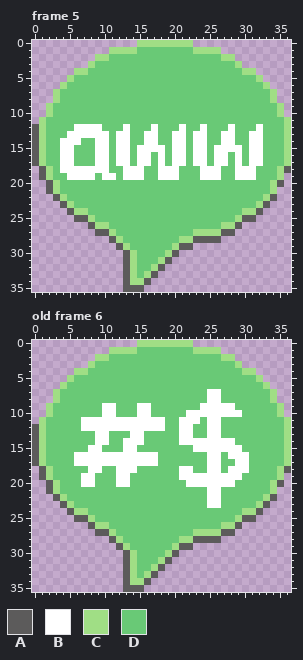
Pixel-art file, stored at aseprite_working_file/bubble_b.aseprite. That is the earlier state.
37x36 pixels, 6 frames. Colours within 5 levels of each other are drawn and written as one. Shown: frame 5, old frame 6. The commit also changed other frames, which this record leaves out.
Visible layers, top first: "Content", "Frame".
Palette (. is transparent): A #5c5b5b  B #ffffff  C #a0de85  D #69c976
Pixels before, frame 5, first column x 0:
 0 ...............CCCCCCCC..............
 1 ...........CCCCDDDDDDDDCCCC..........
 2 .........CCDDDDDDDDDDDDDDDDCC........
 3 ........CDDDDDDDDDDDDDDDDDDDDC.......
 4 ......CCDDDDDDDDDDDDDDDDDDDDDDCC.....
 5 .....CDDDDDDDDDDDDDDDDDDDDDDDDDDC....
 6 ....CDDDDDDDDDDDDDDDDDDDDDDDDDDDDC...
 7 ...CDDDDDDDDDDDDDDDDDDDDDDDDDDDDDDC..
 8 ...CDDDDDDDDDDDDDDDDDDDDDDDDDDDDDDC..
 9 ..CDDDDDDDDDDDDDDDDDDDDDDDDDDDDDDDDC.
10 ..CDDDDDDDDDDDDDDDDDDDDDDDDDDDDDDDDC.
11 .CDDDDDDDDDDDDDDDDDDDDDDDDDDDDDDDDDDC
12 ACDDDDBBBBDDDBDDDBDDDBDDBDDDBDDDBDDDC
13 ACDDDBBBBBBDBBDDBBDDBBDBBDDBBDDBBDDDC
14 ACDDBBBDDBBDBBDDBBDDBBDBBDDBBDDBBDDDC
15 ACDDBBDDDBBDBBDBBBBDBBDBBDBBBBDBBDDDC
16 ACDDBBDDDBBDBBDBBDBDBBDBBDBBDBDBBDDDC
17 ACDDBBDDDBBDBBDBBDBDBBDBBDBBDBDBBDDDC
18 .ACDBBBBBBBDDBBBDDBBBDDDBBBDDBBBDDDCA
19 .ACDDBBBBDBBDBBBDDBBBDDDBBBDDBBBDDDC.
20 ..ACDDDDDDDDDDDDDDDDDDDDDDDDDDDDDDCA.
21 ..ACDDDDDDDDDDDDDDDDDDDDDDDDDDDDDDC..
22 ...ACDDDDDDDDDDDDDDDDDDDDDDDDDDDDCA..
23 ....ACDDDDDDDDDDDDDDDDDDDDDDDDDDCA...
24 .....ACCDDDDDDDDDDDDDDDDDDDDDDCCA....
25 ......AACDDDDDDDDDDDDDDDDDDDDCAA.....
26 ........ACCDDDDDDDDDDDDDDDDCCA.......
27 .........AACDDDDDDDDDDDCCCCAA........
28 ...........ACDDDDDDDDCCAAAA..........
29 ............ACDDDDDDCAA..............
30 .............ACDDDDCA................
31 .............ACDDDCA.................
32 .............ACDDCA..................
33 .............ACDCA...................
34 .............ACCA....................
35 .............AAA.....................
Pixels before, old frame 6, first column x 0:
 0 ...............CCCCCCCC..............
 1 ...........CCCCDDDDDDDDCCCC..........
 2 .........CCDDDDDDDDDDDDDDDDCC........
 3 ........CDDDDDDDDDDDDDDDDDDDDC.......
 4 ......CCDDDDDDDDDDDDDDDDDDDDDDCC.....
 5 .....CDDDDDDDDDDDDDDDDDDDDDDDDDDC....
 6 ....CDDDDDDDDDDDDDDDDDDDDDDDDDDDDC...
 7 ...CDDDDDDDDDDDDDDDDDDDDDBBDDDDDDDC..
 8 ...CDDDDDDDDDDDDDDDDDDDDDBBDDDDDDDC..
 9 ..CDDDDDDDBBDDDBBDDDDDDDBBBBBDDDDDDC.
10 ..CDDDDDDDBBDDDBBDDDDDBBBBBBBBDDDDDC.
11 .CDDDDDBBBBBBBBBBBBDDBBBDBBDDDDDDDDDC
12 ACDDDDDBBBBBBBBBBBBDDBBDDBBDDDDDDDDDC
13 ACDDDDDDDBBDDDBBDDDDDBBDDBBDDDDDDDDDC
14 ACDDDDDDDBBDDBBBDDDDDBBBBBBBBDDDDDDDC
15 ACDDDDDDBBDDDBBDDDDDDDDBBBBBBBDDDDDDC
16 ACDDDDBBBBBBBBBBBBDDDDDDDBBDBBBDDDDDC
17 ACDDDDBBBBBBBBBBBBDDDDDDDBBDDBBDDDDDC
18 .ACDDDDDBBDDBBBDDDDDDBBDDBBDBBBDDDDCA
19 .ACDDDDBBDDDBBDDDDDDDBBBBBBBBBDDDDDC.
20 ..ACDDDBBDDDBBDDDDDDDDBBBBBBBDDDDDCA.
21 ..ACDDDDDDDDDDDDDDDDDDDDDBBDDDDDDDC..
22 ...ACDDDDDDDDDDDDDDDDDDDDBBDDDDDDCA..
23 ....ACDDDDDDDDDDDDDDDDDDDBBDDDDDCA...
24 .....ACCDDDDDDDDDDDDDDDDDDDDDDCCA....
25 ......AACDDDDDDDDDDDDDDDDDDDDCAA.....
26 ........ACCDDDDDDDDDDDDDDDDCCA.......
27 .........AACDDDDDDDDDDDCCCCAA........
28 ...........ACDDDDDDDDCCAAAA..........
29 ............ACDDDDDDCAA..............
30 .............ACDDDDCA................
31 .............ACDDDCA.................
32 .............ACDDCA..................
33 .............ACDCA...................
34 .............ACCA....................
35 .............AAA.....................
After the commit:
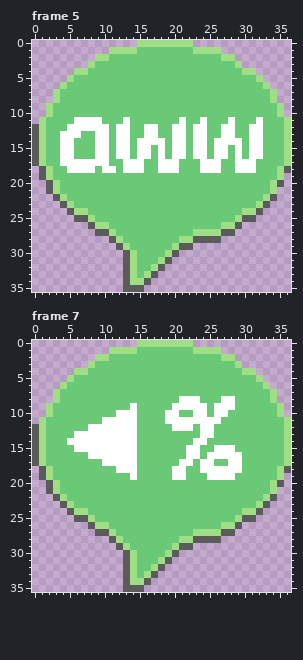
A new or re-ordered frame is compared with the old frame closest to it.
The commit says: added more bubble arts, v1 runnable build tested
Change:
frames 6 -> 12
Frame 5, layer "Content":
y 11: x 6..9 DDDD -> BBBB; x 13 D -> B; x 21 D -> B; x 24 D -> B; x 28 D -> B; x 32 D -> B
y 12: x 5 D -> B; x 10 D -> B; x 12 D -> B; x 16 D -> B; x 20 D -> B; x 23 D -> B; x 27 D -> B; x 31 D -> B
y 13: x 4 D -> B; x 7..8 BB -> DD
y 14: x 6 B -> D; x 15 D -> B; x 18 D -> B; x 26 D -> B; x 29 D -> B
y 15: x 17 B -> D; x 28 B -> D
y 17: x 6..8 DDD -> BBB; x 12 B -> D; x 14 D -> B; x 16 B -> D; x 19 D -> B; x 21 B -> D; x 23 B -> D; x 25 D -> B; x 27 B -> D; x 30 D -> B; x 32 B -> D
y 18: x 4 B -> D; x 9 B -> D; x 11 D -> B
y 19: x 5..8 BBBB -> DDDD; x 10..11 BB -> DD; x 13..15 BBB -> DDD; x 18..20 BBB -> DDD; x 24..26 BBB -> DDD; x 29..31 BBB -> DDD
Frame 7 is new; against old frame 6, layer "Content":
y 7: x 25..26 BB -> DD
y 8: x 21..23 DDD -> BBB; x 25..28 BBDD -> DDBB
y 9: x 10..11 BB -> DD; x 14..16 DBB -> BDD; x 20..23 DDDD -> BBBB; x 25 B -> D
y 10: x 10..16 BBDDDBB -> DDBBBDD; x 19..20 DD -> BB; x 22 B -> D; x 25 B -> D; x 28..29 BB -> DD
y 11: x 7..9 BBB -> DDD; x 15..20 BBBBDD -> DDDDBB; x 24 D -> B
y 12: x 7 B -> D; x 15..18 BBBB -> DDDD; x 20 D -> B; x 24 D -> B; x 26 B -> D
y 13: x 6..8 DDD -> BBB; x 11..13 DDD -> BBB; x 15 B -> D; x 21..22 BB -> DD; x 24 D -> B; x 26 B -> D
y 14: x 5..8 DDDD -> BBBB; x 11..12 DD -> BB; x 15 B -> D; x 21..22 BB -> DD; x 25..28 BBBB -> DDDD
y 15: x 6..7 DD -> BB; x 10..12 DDD -> BBB; x 22 D -> B; x 24..25 BB -> DD; x 29 B -> D
y 16: x 6..7 BB -> DD; x 15..17 BBB -> DDD; x 22..23 DD -> BB; x 27 D -> B; x 30 B -> D
y 17: x 6..9 BBBB -> DDDD; x 15..17 BBB -> DDD; x 21..22 DD -> BB; x 24 D -> B; x 26 B -> D; x 28 D -> B; x 30 B -> D
y 18: x 8..9 BB -> DD; x 20 D -> B; x 22 B -> D; x 24 D -> B; x 27 D -> B; x 30 B -> D
y 19: x 7..8 BB -> DD; x 12..14 BBD -> DDB; x 20 D -> B; x 22..24 BBB -> DDD; x 29 B -> D
y 20: x 7..8 BB -> DD; x 12..13 BB -> DD; x 22..28 BBBBBBB -> DDDDDDD
y 21..23: x 25..26 BB -> DD
Where, in picture pixels (left, top, right, bottom), the same in both pictures:
changed: (60, 117, 263, 180)
changed: (67, 389, 249, 508)
